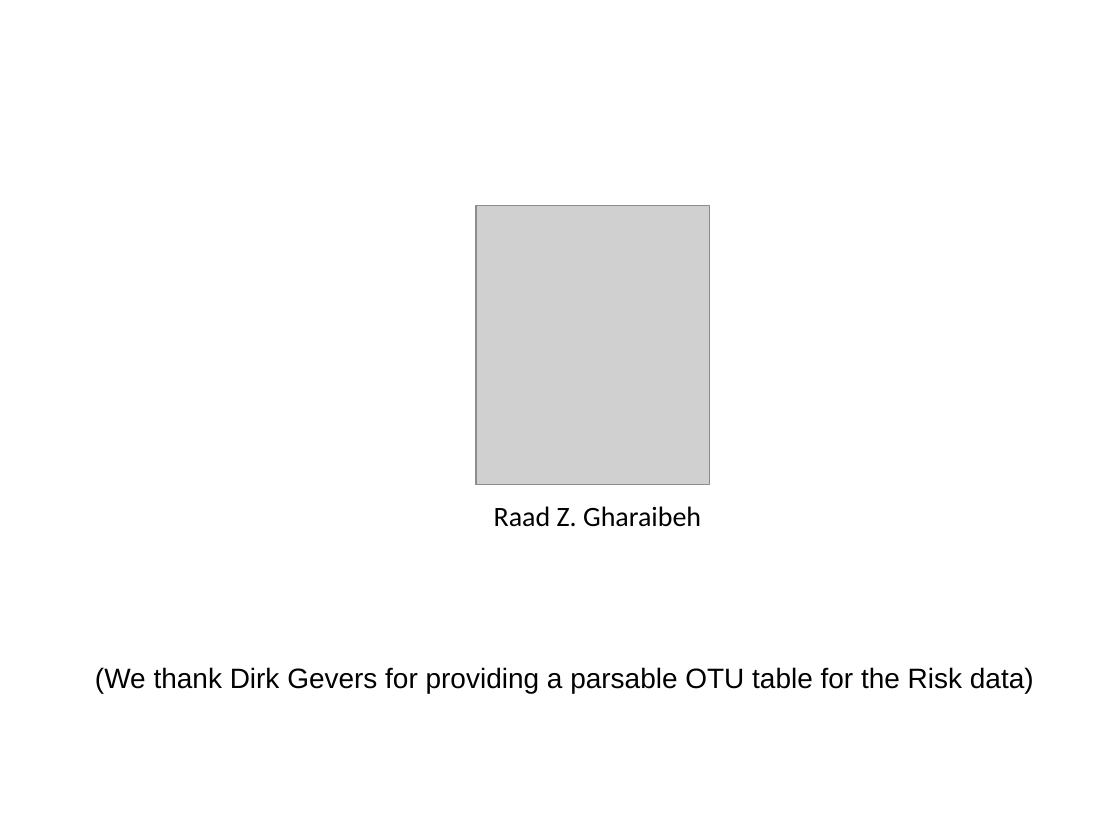
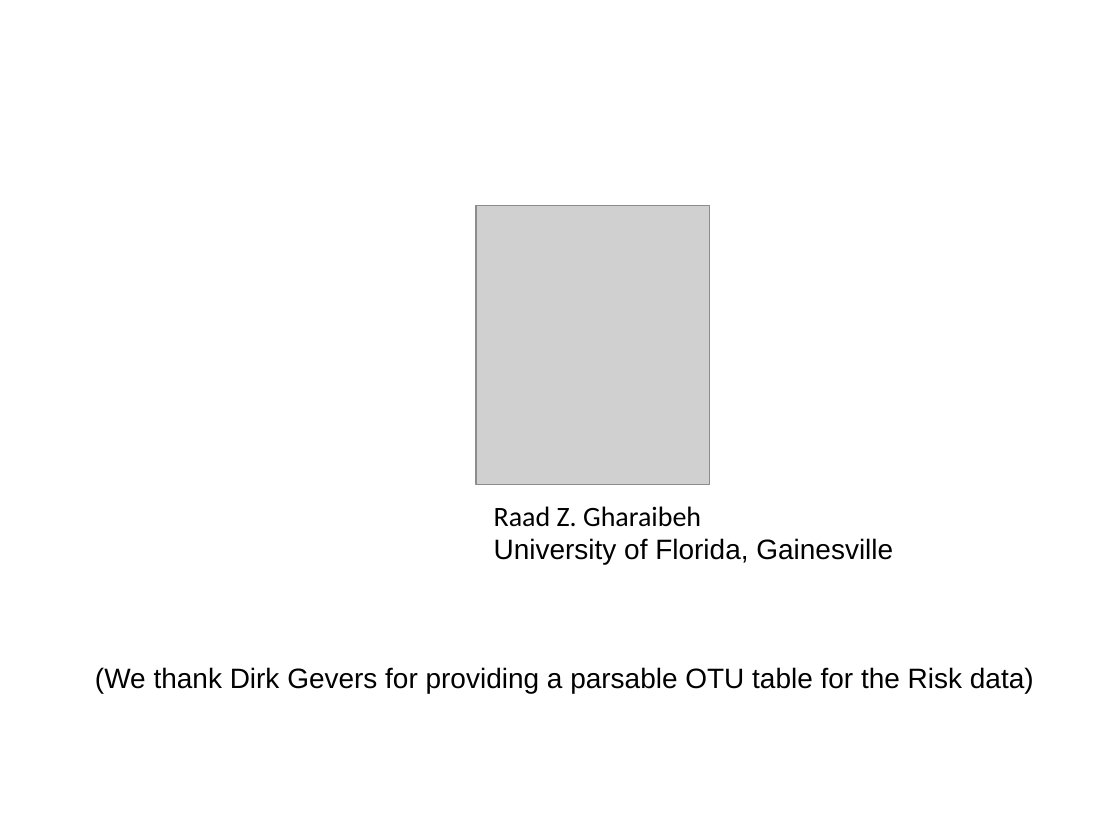
Before and after one commit to afodor/afodor.github.io, a slide deck: slide 24 of classes/stats2017/Lecture22.pptx (slide 20 before the commit). Drawn at 1120x840 pixels with LibreOffice and Linux fonts; fonts in the diff are those of the drawing; grey boxes stand for pictures. Boxes give left, top, right and bottom in pixels: in the first picture for what was removed or moved away, otherwise in the second. Text is boxed around its words. In the diff, an @@ line names an element or a change of style, - is before the commit and + after.

Commit message:
lecture 22

```diff
--- a/classes/stats2017/Lecture22.pptx
+++ b/classes/stats2017/Lecture22.pptx
@@ text at (494, 538, 893, 565): paragraph added @@
+University of Florida, Gainesville
```
Also in this commit, not shown: 5 slides added, 3 slides removed, 1 other file.
